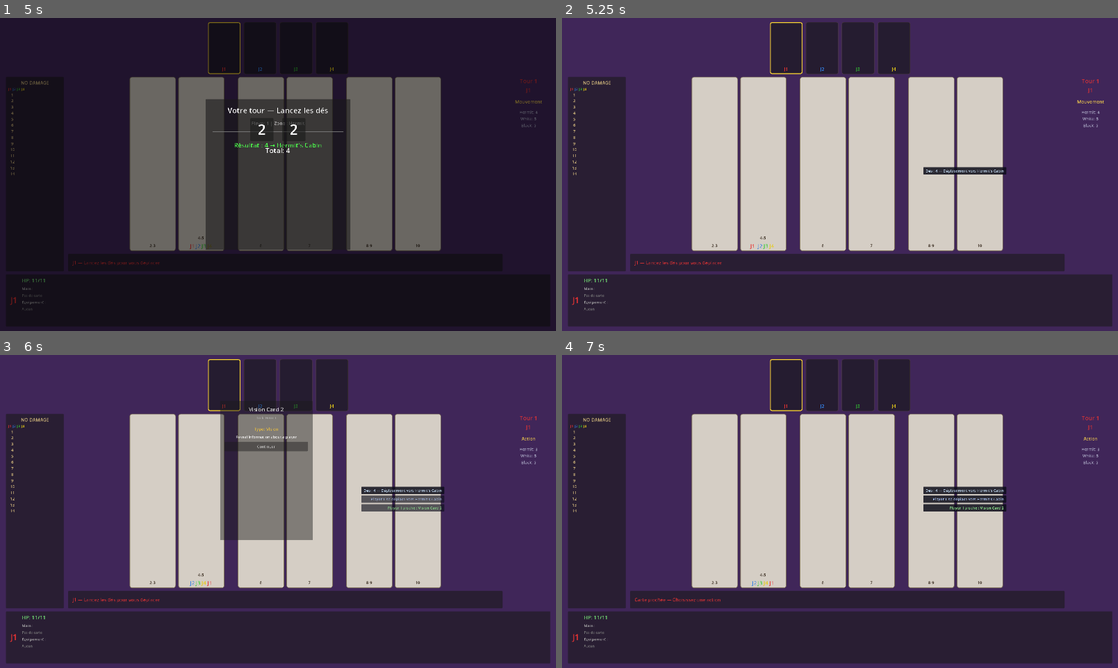
Above: before the commit, frames 1-4 (two rows, left to right).
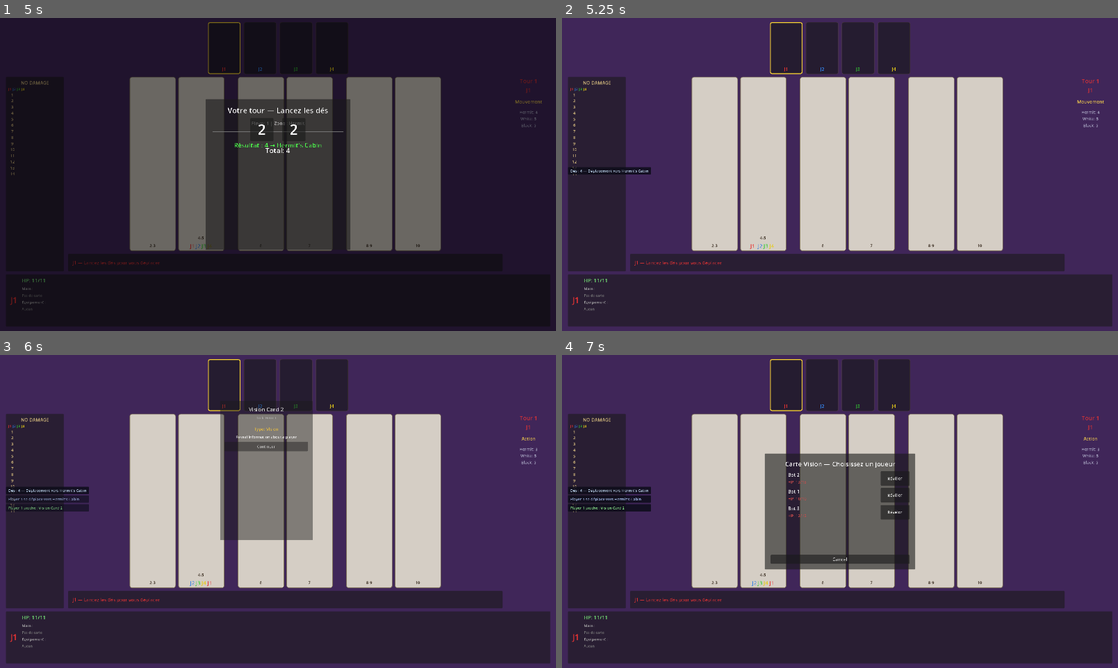
Above: after the commit, the same moments.

Repository: The-Cyril5555/shadow_hunter_app
Game: Godot game, scene res://scenes/ui/screens/main_menu.tscn
Two runs of this game, one before a commit and one after it. Both use one fixed random seed, a clock stepped at 60 frames per second and the inputs below.
Inputs (mouse positions are in pixels of both pictures, inside the frame that each line leads up to):
- Up to frame 1 (5 s): click "New Game" at 0.5 s; click "Start Game" at 1.25 s; click "Lancer les dés" at 2 s; tap Enter at 2.75, 4.25 s; move the mouse to (150, 165) at 2.77 s; click (150, 165) at 2.92 s; tap Space at 3.5 s; move the mouse to (200, 165) at 3.52 s; click (200, 165) at 3.67 s; move the mouse to (261, 165) at 4.27 s; click (261, 165) at 4.42 s
- Up to frame 2 (5.25 s): tap Space at 5 s; move the mouse to (873, 165) at 5.02 s; click (873, 165) at 5.17 s
- Up to frame 3 (6 s): tap Enter at 5.75 s; move the mouse to (366, 502) at 5.77 s; click (366, 502) at 5.92 s
- Up to frame 4 (7 s): click "Continuer" at 6.5 s

Frame 1 is identical in both runs. In frame 2, 0.5% of the frame differs, in the area x 1-80%, y 47-50%; in frame 3, 1.5%; in frame 4, 12%, in the area x 1-80%, y 31-80%.

Commit message:
feat: move logs to top-left and implement vision card player reveal

Diff:
--- a/scripts/game/game_board.gd
+++ b/scripts/game/game_board.gd
@@ -32,6 +32,9 @@
 var last_dice_sum: int = 0  # Last dice roll result
 var has_drawn_this_turn: bool = false  # Track if player has drawn a card this turn
 var has_rolled_this_turn: bool = false  # Track if player has rolled dice this turn
+var _vision_pending: bool = false  # True when waiting for vision card target selection
+var _vision_card: Card = null  # Vision card being resolved
+var _vision_deck: DeckManager = null  # Deck to discard vision card to
 
 ## Action validator instance
 var validator: ActionValidator = ActionValidator.new()
@@ -430,7 +433,8 @@
 		player.hand.append(card)
 		human_player_info.update_display()
 	elif card.type == "vision":
-		pass  # TODO: vision card handling
+		_start_vision_card(player, card, deck)
+		return  # Vision flow handles has_drawn + action prompt
 
 	has_drawn_this_turn = true
 	_notify_tutorial("draw_card")
@@ -497,7 +501,8 @@
 						current_player.hand.append(card)
 						human_player_info.update_display()
 					elif card.type == "vision":
-						pass  # TODO: vision card handling
+						_start_vision_card(current_player, card, deck)
+						return  # Vision flow handles the rest
 			else:
 				if toast:
 					toast.show_toast("Deck vide !", Color(1.0, 0.6, 0.3))
@@ -582,7 +587,8 @@
 		print("[GameBoard] Equipment card '%s' added to %s's hand" % [card.name, current_player.display_name])
 		human_player_info.update_display()
 	elif card.type == "vision":
-		print("[GameBoard] Vision card - handling (TODO)")
+		_start_vision_card(current_player, card, deck)
+		return  # Vision flow handles has_drawn + action prompt
 
 	has_drawn_this_turn = true
 	_notify_tutorial("draw_card")
@@ -688,6 +694,63 @@
 
 
 # -----------------------------------------------------------------------------
+# Vision Card System
+# -----------------------------------------------------------------------------
+
+## Start vision card flow: choose a player to reveal their identity
+func _start_vision_card(player: Player, card: Card, deck: DeckManager) -> void:
+	_vision_pending = true
+	_vision_card = card
+	_vision_deck = deck
+
+	# Get all alive players except current
+	var targets: Array = []
+	for p in GameState.players:
+		if p != player and p.is_alive:
+			targets.append(p)
+
+	if targets.is_empty():
+		_finish_vision_card(player)
+		return
+
+	target_selection_panel.show_targets(targets, "Carte Vision — Choisissez un joueur", "Révéler")
+
+
+## Handle vision card reveal after target is selected
+func _resolve_vision_card(target: Player) -> void:
+	var current_player = GameState.get_current_player()
+
+	# Show the target's secret identity
+	var info = "%s est %s (%s)" % [target.display_name, target.character_name, target.faction.capitalize()]
+	if toast:
+		toast.show_toast(info, Color(0.8, 0.6, 1.0))
+
+	print("[GameBoard] Vision reveal: %s" % info)
+	_finish_vision_card(current_player)
+
+
+## Clean up vision card state and continue turn
+func _finish_vision_card(player: Player) -> void:
+	# Discard the vision card
+	if _vision_card and _vision_deck:
+		_vision_deck.discard_card(_vision_card)
+		_update_deck_displays()
+
+	_vision_pending = false
+	_vision_card = null
+	_vision_deck = null
+
+	has_drawn_this_turn = true
+	_notify_tutorial("draw_card")
+	SaveManager.track_action()
+
+	# Show remaining actions
+	if player.is_human:
+		var target_count = get_valid_targets().size()
+		action_prompt.update_after_draw(player, target_count)
+
+
+# -----------------------------------------------------------------------------
 # Signal Handlers — Visual component updates
 # -----------------------------------------------------------------------------
 
@@ -762,6 +825,11 @@
 
 ## Handle target selection
 func _on_target_selected(target: Player) -> void:
+	# Vision card mode: reveal target instead of attacking
+	if _vision_pending:
+		_resolve_vision_card(target)
+		return
+
 	var attacker = GameState.get_current_player()
 	if attacker == null:
 		push_error("[GameBoard] No current player found")
--- a/scripts/ui/feedback_toast.gd
+++ b/scripts/ui/feedback_toast.gd
@@ -21,13 +21,13 @@
 func _ready() -> void:
 	layer = 90
 
-	# Container anchored to top-right
+	# Container anchored to top-left
 	var margin = MarginContainer.new()
-	margin.set_anchors_preset(Control.PRESET_TOP_RIGHT)
-	margin.anchor_left = 0.65
+	margin.set_anchors_preset(Control.PRESET_TOP_LEFT)
+	margin.anchor_right = 0.35
 	margin.anchor_bottom = 0.5
 	margin.add_theme_constant_override("margin_top", 20)
-	margin.add_theme_constant_override("margin_right", 20)
+	margin.add_theme_constant_override("margin_left", 20)
 	margin.mouse_filter = Control.MOUSE_FILTER_IGNORE
 	add_child(margin)
 
@@ -60,7 +60,7 @@
 	label.text = message
 	label.add_theme_font_size_override("font_size", 13)
 	label.add_theme_color_override("font_color", color)
-	label.horizontal_alignment = HORIZONTAL_ALIGNMENT_RIGHT
+	label.horizontal_alignment = HORIZONTAL_ALIGNMENT_LEFT
 	label.mouse_filter = Control.MOUSE_FILTER_IGNORE
 
 	# Background style
--- a/scripts/ui/target_selection_panel.gd
+++ b/scripts/ui/target_selection_panel.gd
@@ -27,7 +27,7 @@
 # -----------------------------------------------------------------------------
 
 ## Show target selection panel with valid targets
-func show_targets(valid_targets: Array) -> void:
+func show_targets(valid_targets: Array, title: String = "", button_text: String = "Attaquer") -> void:
 	# Clear previous targets
 	for child in targets_container.get_children():
 		child.queue_free()
@@ -39,7 +39,7 @@
 		visible = true
 		return
 	else:
-		title_label.text = "Choisissez votre cible"
+		title_label.text = title if title != "" else "Choisissez votre cible"
 
 	# Create rich entry for each valid target
 	for target in valid_targets:
@@ -74,9 +74,9 @@
 		info.add_child(hp_lbl)
 		row.add_child(info)
 
-		# Attack button
+		# Action button
 		var btn = Button.new()
-		btn.text = "Attaquer"
+		btn.text = button_text
 		btn.custom_minimum_size = Vector2(100, 40)
 		btn.add_theme_font_size_override("font_size", 14)
 		btn.pressed.connect(_on_target_button_pressed.bind(target))
